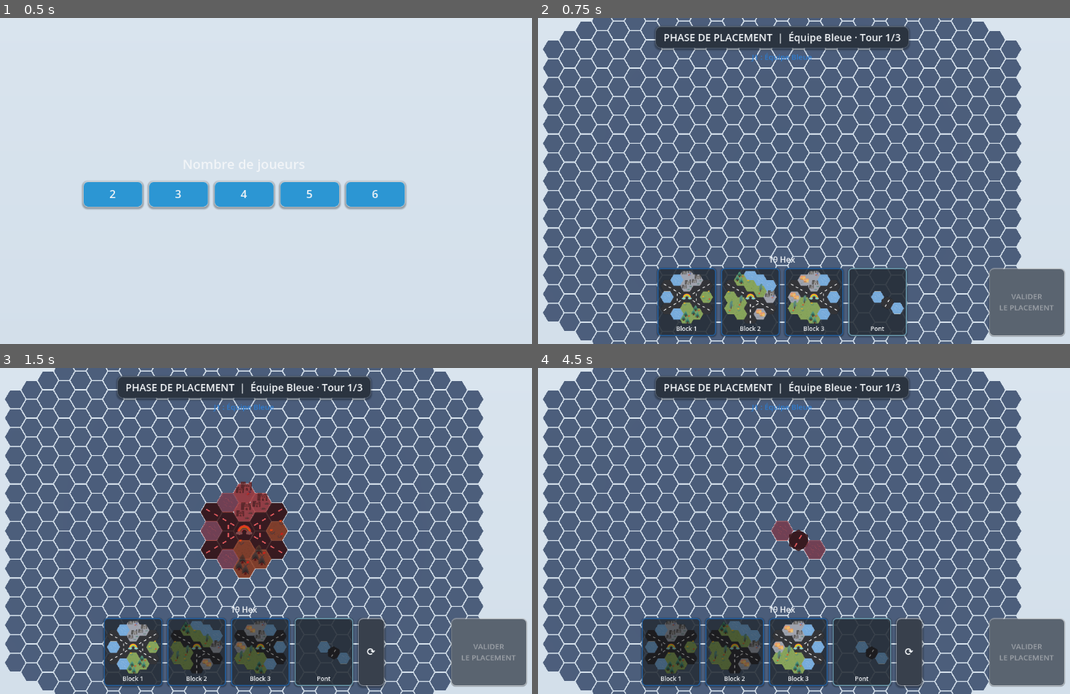
Above: before the commit, frames 1-4 (two rows, left to right).
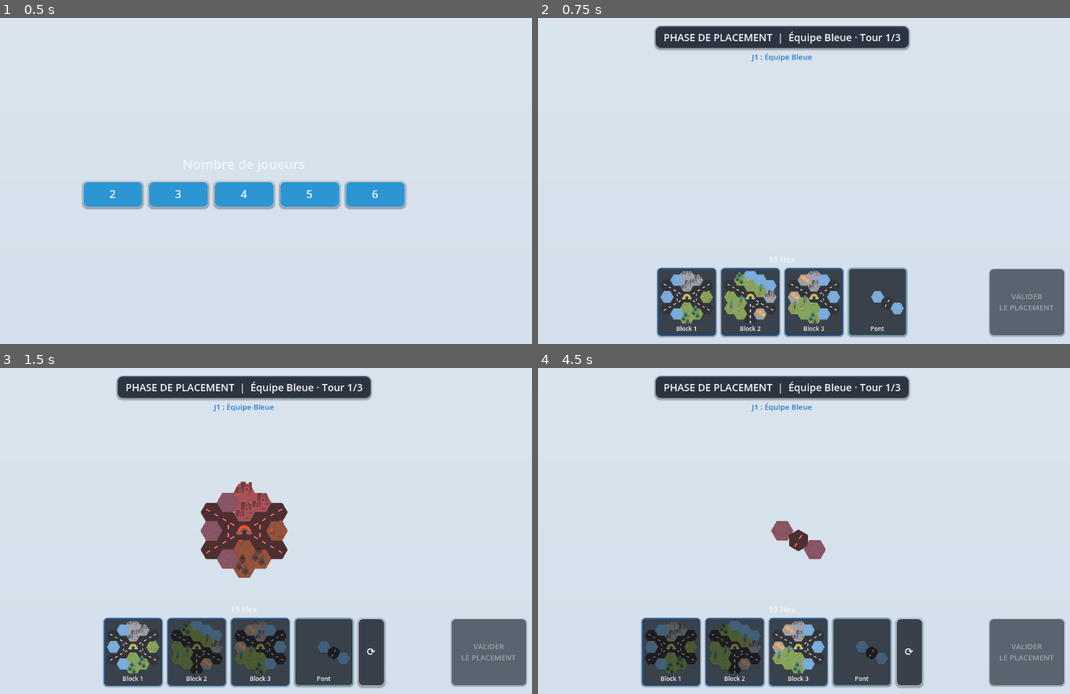
Above: after the commit, the same moments.

Repository: yoann-shopopop/shopopop-express
Game: Godot game, scene res://scenes/main.tscn
Two runs of this game, one before a commit and one after it. Both use one fixed random seed, a clock stepped at 60 frames per second and the inputs below.
Inputs (mouse positions are in pixels of both pictures, inside the frame that each line leads up to):
- Up to frame 1 (0.5 s): no input
- Up to frame 2 (0.75 s): click "2" at 0.5 s
- Up to frame 3 (1.5 s): click (148, 648) at 1.27 s
- Up to frame 4 (4.5 s): click (671, 648) at 2.02 s; click (734, 648) at 2.77 s; click (798, 648) at 3.52 s; click (862, 648) at 4.27 s

Frame 1 is identical in both runs. In frame 2, 68% of the frame differs, in the area x 0-91%, y 0-100%; in frame 3, 64%; in frame 4, 67%.

Commit message:
feat(view): retire le lattice de cases vides — pose dans le vide
Plus aucune grille de fond : les tuiles posées flottent sur le dégradé.
Purement visuel (le placement reste en coordonnées via Board). Retire la
construction du lattice dans HexGridView et les constantes désormais
inutilisées GRID_RADIUS / LATTICE_COLOR de GameConfig.

Co-Authored-By: Claude Opus 4.8 <noreply@anthropic.com>

Diff:
--- a/src/game_config.gd
+++ b/src/game_config.gd
@@ -7,14 +7,10 @@
 const HEX_SIZE: float = 1.0
 ## Thickness of a placed tile — gives the "board piece" relief under the top-down light.
 const TILE_HEIGHT: float = 0.25
-## How far (in cells) the faint background lattice extends around the origin.
-const GRID_RADIUS: int = 14
 
 ## Tint of the placement ghost when the move is legal / illegal.
 const GHOST_VALID: Color = Color(0.35, 1.0, 0.45, 0.55)
 const GHOST_INVALID: Color = Color(1.0, 0.35, 0.35, 0.55)
-## Faint (opaque) color of the empty background lattice tiles — just above the background.
-const LATTICE_COLOR: Color = Color("283242")
 
 ## Player-colored perimeter outline drawn on top of placed blocks.
 const OUTLINE_WIDTH: float = 0.12
--- a/src/view/hex_grid_view.gd
+++ b/src/view/hex_grid_view.gd
@@ -1,13 +1,13 @@
 class_name HexGridView
 extends Node3D
-## Renders the board with the real tile artwork: a faint lattice, one textured Sprite3D per cell
-## (via [TileSprite]), a player-colored perimeter outline per piece, and the start-point (spawn) /
-## pawn markers. Reads a [Board] + [Player] list, redraws on [signal Board.changed].
+## Renders the board with the real tile artwork: one textured Sprite3D per cell (via [TileSprite]),
+## a player-colored perimeter outline per piece, and the start-point (spawn) / pawn markers. Reads a
+## [Board] + [Player] list, redraws on [signal Board.changed]. No empty-cell lattice is drawn — pieces
+## float on the backdrop ("in the void").
 
 var _board: Board
 var _players: Array[Player] = []
 
-var _lattice: MultiMeshInstance3D
 var _outlines: MultiMeshInstance3D
 var _tiles_root: Node3D
 var _markers: Node3D
@@ -17,7 +17,6 @@
 	_board = board
 	_players = players
 	_board.changed.connect(_refresh)
-	_build_lattice()
 	_outlines = _make_outline_instance()
 	_tiles_root = Node3D.new()
 	add_child(_tiles_root)
@@ -40,34 +39,7 @@
 	_refresh_markers()
 
 
-# --- Lattice & outlines ------------------------------------------------------
-
-func _build_lattice() -> void:
-	_lattice = MultiMeshInstance3D.new()
-	var mm := MultiMesh.new()
-	mm.transform_format = MultiMesh.TRANSFORM_3D
-	mm.use_colors = true
-	mm.mesh = HexMeshFactory.create_tile(GameConfig.HEX_SIZE * 0.94, 0.02)
-	_lattice.multimesh = mm
-	var mat := StandardMaterial3D.new()
-	mat.vertex_color_use_as_albedo = true
-	_lattice.material_override = mat
-	add_child(_lattice)
-	var cells: Array[Vector2i] = []
-	var radius := GameConfig.GRID_RADIUS
-	for q in range(-radius, radius + 1):
-		for r in range(maxi(-radius, -q - radius), mini(radius, -q + radius) + 1):
-			cells.append(Vector2i(q, r))
-	# The 6-sided CylinderMesh is pointy-top; rotate it 30° so the lattice reads as FLAT-TOP and
-	# tessellates with the flat-top layout.
-	var flat_top := Basis(Vector3.UP, PI / 6.0)
-	mm.instance_count = cells.size()
-	for i in cells.size():
-		var pos := HexUtils.axial_to_world(cells[i], GameConfig.HEX_SIZE)
-		pos.y = -1.0  # well below the tiles so it never occludes them
-		mm.set_instance_transform(i, Transform3D(flat_top, pos))
-		mm.set_instance_color(i, GameConfig.LATTICE_COLOR)
-
+# --- Outlines ----------------------------------------------------------------
 
 func _make_outline_instance() -> MultiMeshInstance3D:
 	var inst := MultiMeshInstance3D.new()
